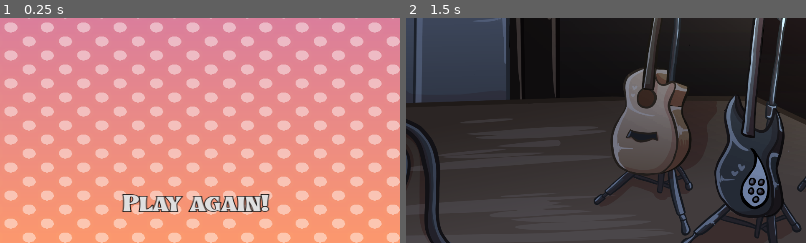
Above: before the commit, frames 1-2 (left to right).
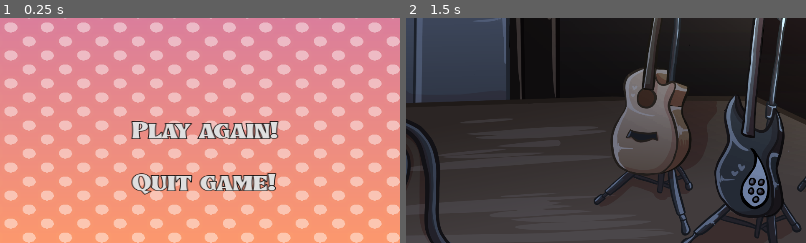
Above: after the commit, the same moments.

Repository: authenticBloodshed/RecklessRoadie
Game: Godot game, scene res://LoseScreen.tscn
Two runs of this game, one before a commit and one after it. Both use one fixed random seed, a clock stepped at 60 frames per second and the inputs below. This scene is started directly instead of the project's main scene.
Inputs (mouse positions are % of the whole screen's width and height, from its top left):
- Up to frame 1 (0.25 s): no input
- Up to frame 2 (1.5 s): click "Play again!" at 0.5 s; move the mouse to (72, 45) at 1.27 s
The pictures show only the part of the screen within x 24-74%, y 50-100%; the shares and areas given below are measured in that part.

The runs differ from the first frame. In frame 1, 6.7% of the frame differs, in the area x 30-70%, y 45-87%; in frame 2, nothing differs.

Commit message:
added quit button

Diff:
--- a/Introduction To Godot/LoseScreen.tscn
+++ b/Introduction To Godot/LoseScreen.tscn
@@ -1,10 +1,11 @@
-[gd_scene load_steps=10 format=3 uid="uid://bvlpklmojmwi8"]
+[gd_scene load_steps=11 format=3 uid="uid://bvlpklmojmwi8"]
 
 [ext_resource type="Texture2D" uid="uid://bsju64i7cagli" path="res://tutorialbackground.png" id="1_cyhbn"]
 [ext_resource type="FontFile" uid="uid://bsl22kqe01g6y" path="res://Tullamore DEMO.otf" id="2_e6cbo"]
 [ext_resource type="Texture2D" uid="uid://bodkdl4ip3hfy" path="res://halftone.png" id="2_mx1oe"]
 [ext_resource type="FontFile" uid="uid://4vyiny430ctn" path="res://Tullamore DEMO.ttf" id="4_1ogb1"]
 [ext_resource type="Script" path="res://StartButton.gd" id="5_1syme"]
+[ext_resource type="Script" path="res://QuitButton.gd" id="6_hol7p"]
 
 [sub_resource type="Theme" id="Theme_oaaij"]
 default_font = ExtResource("2_e6cbo")
@@ -39,7 +40,7 @@
 scale = Vector2(1.04833, 0.807)
 texture = ExtResource("2_mx1oe")
 
-[node name="RichTextLabel" type="RichTextLabel" parent="."]
+[node name="YouLose" type="RichTextLabel" parent="."]
 layout_mode = 1
 anchors_preset = 5
 anchor_left = 0.5
@@ -54,7 +55,7 @@
 bbcode_enabled = true
 text = "[center]You lose!"
 
-[node name="RichTextLabel2" type="RichTextLabel" parent="."]
+[node name="PlayAgain?" type="RichTextLabel" parent="."]
 layout_mode = 0
 offset_left = 373.0
 offset_top = 167.0
@@ -73,9 +74,10 @@
 anchor_top = 1.0
 anchor_right = 0.5
 anchor_bottom = 1.0
-offset_left = -66.0
-offset_top = -86.0
-offset_right = 66.0
+offset_left = -104.0
+offset_top = -191.0
+offset_right = 130.0
+offset_bottom = -105.0
 grow_horizontal = 2
 grow_vertical = 0
 scale = Vector2(0.897156, 0.601268)
@@ -86,4 +88,26 @@
 text = "Play again!"
 script = ExtResource("5_1syme")
 
+[node name="QuitButton" type="Button" parent="."]
+layout_mode = 1
+anchors_preset = 7
+anchor_left = 0.5
+anchor_top = 1.0
+anchor_right = 0.5
+anchor_bottom = 1.0
+offset_left = -104.0
+offset_top = -116.0
+offset_right = 130.0
+offset_bottom = -30.0
+grow_horizontal = 2
+grow_vertical = 0
+scale = Vector2(0.897156, 0.601268)
+theme = SubResource("Theme_y3sna")
+theme_override_colors/font_outline_color = Color(0, 0, 0, 1)
+theme_override_constants/outline_size = 5
+theme_override_styles/normal = SubResource("StyleBoxEmpty_2hk02")
+text = "Quit game!"
+script = ExtResource("6_hol7p")
+
 [connection signal="pressed" from="StartButton" to="StartButton" method="_on_pressed"]
+[connection signal="pressed" from="QuitButton" to="QuitButton" method="_on_pressed"]
--- /dev/null
+++ b/Introduction To Godot/QuitButton.gd
@@ -0,0 +1,6 @@
+extends Button
+
+
+# Called when the node enters the scene tree for the first time.
+func _on_pressed():
+	get_tree().quit()
